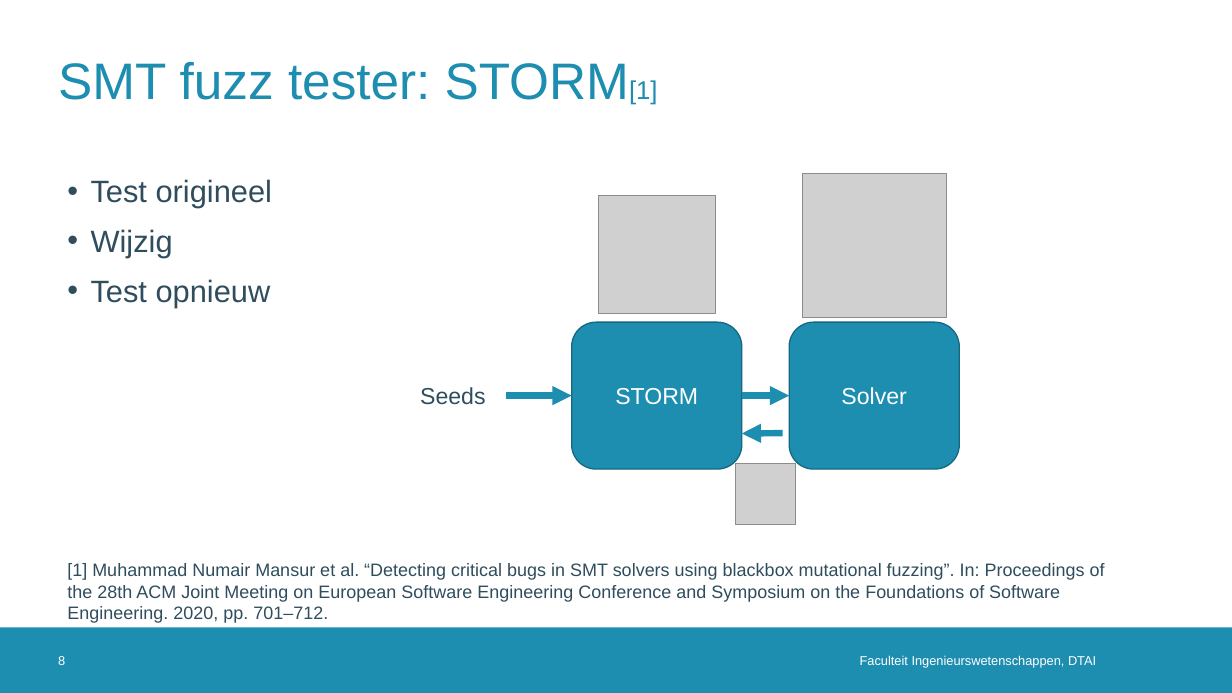
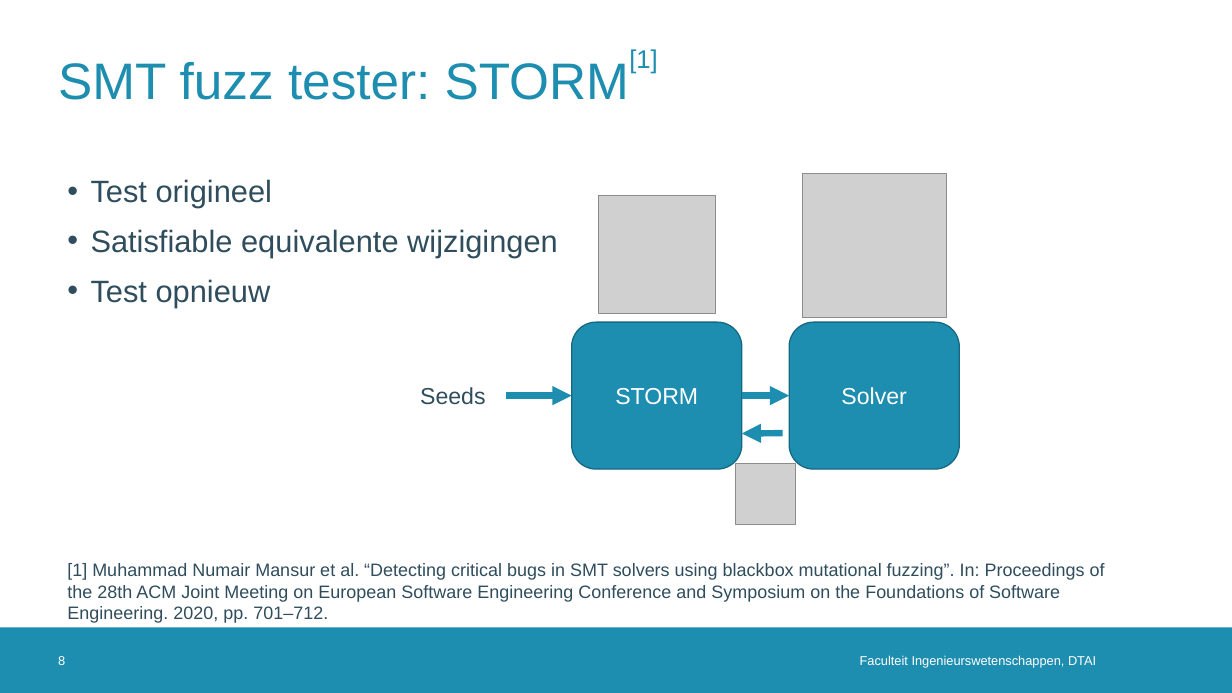
Before and after one commit to rubenkindt/Masterproef-paper-RubenKindt, a slide deck: slide 8 of Milestones/M10 Thesis defence/M10.pptx. Drawn at 1232x693 pixels with LibreOffice and Linux fonts; fonts in the diff are those of the drawing; grey boxes stand for pictures; background and template pictures are left out. Boxes give left, top, right and bottom in pixels: in the first picture for what was removed or moved away, otherwise in the second. Text is boxed around its words. In the diff, an @@ line names an element or a change of style, - is before the commit and + after.

```diff
--- a/Milestones/M10 Thesis defence/M10.pptx
+++ b/Milestones/M10 Thesis defence/M10.pptx
@@ text added at (629, 49, 658, 74), 20 pt, text #1D8DB0 @@
+[1]
@@ title at (58, 62, 629, 100): text changed @@
-SMT fuzz tester: STORM[1]
+SMT fuzz tester: STORM
@@ text at (91, 229, 558, 258): text changed @@
-• Wijzig
+• Satisfiable equivalente wijzigingen
```
Also in this commit, not shown: 4 other slides changed, 7 other files.
